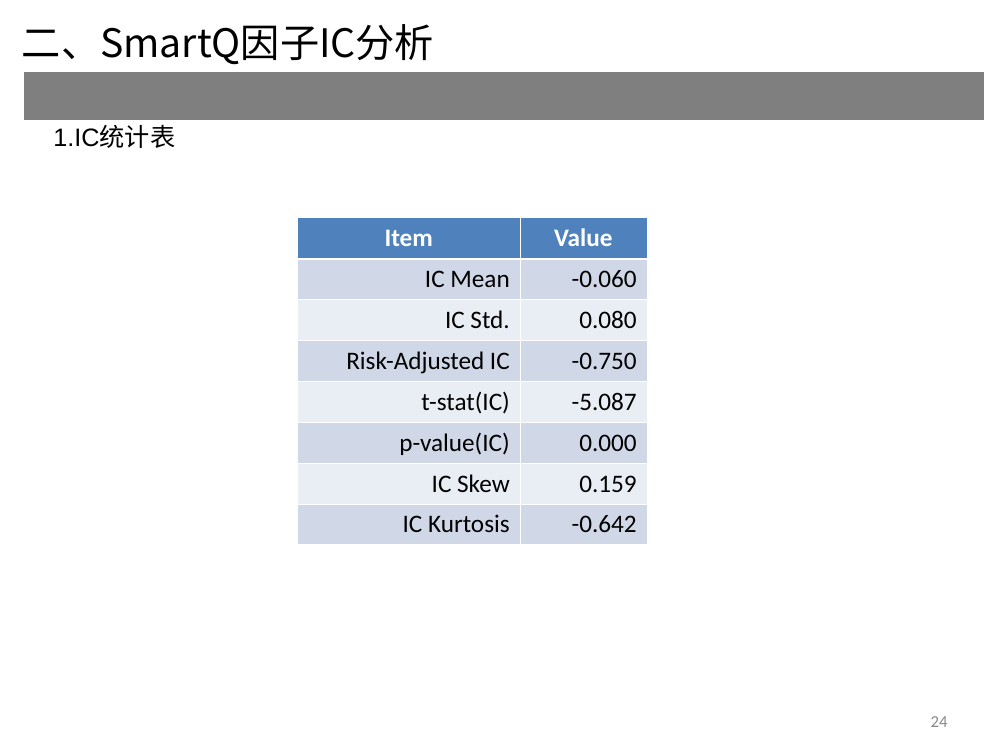
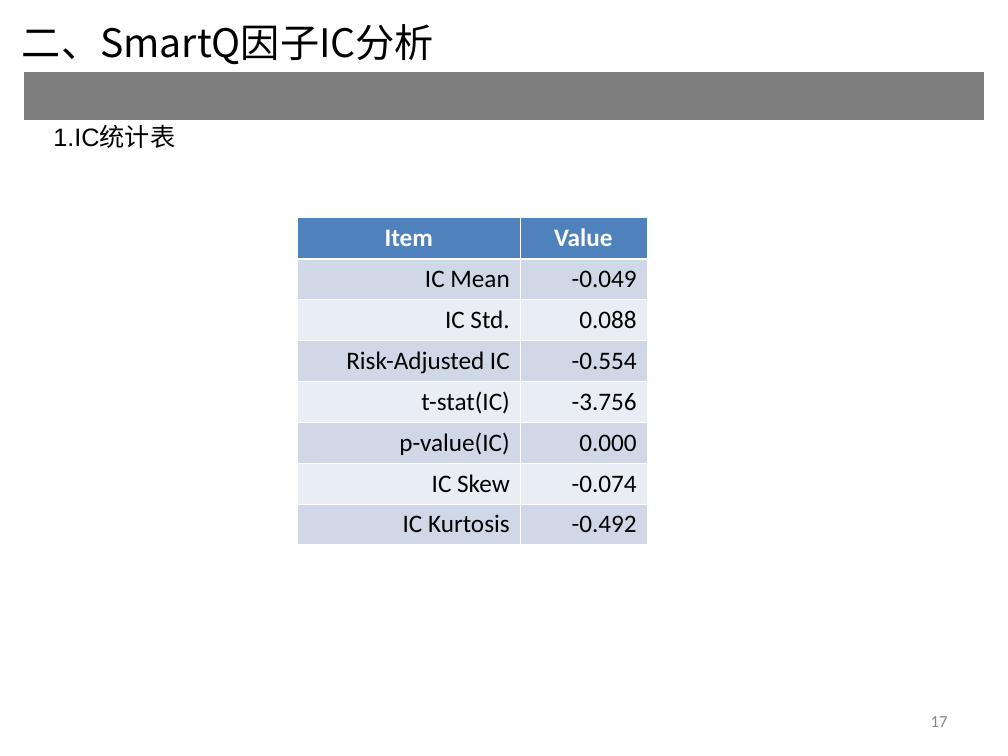
Before and after one commit to rafs/MultiFactor, a slide deck: slide 17 of doc/SmartQ因子.ppt (slide 24 before the commit). Drawn at 1008x756 pixels with LibreOffice and Linux fonts; fonts in the diff are those of the drawing. Boxes give left, top, right and bottom in pixels: in the first picture for what was removed or moved away, otherwise in the second. Text is boxed around its words. In the diff, an @@ line names an element or a change of style, - is before the commit and + after.

```diff
--- a/doc/SmartQ因子.ppt
+++ b/doc/SmartQ因子.ppt
@@ table at [297, 218, 646, 544] @@
-row 2, column 2: -0.060
+row 2, column 2: -0.049
-row 3, column 2: 0.080
+row 3, column 2: 0.088
-row 4, column 2: -0.750
+row 4, column 2: -0.554
-row 5, column 2: -5.087
+row 5, column 2: -3.756
-row 7, column 2: 0.159
+row 7, column 2: -0.074
-row 8, column 2: -0.642
+row 8, column 2: -0.492
@@ page number at [931, 716, 948, 727]: text changed @@
-24
+17
```
Also in this commit, not shown: 7 other slides changed, 7 slides added, 13 slides removed, 9 other files.
